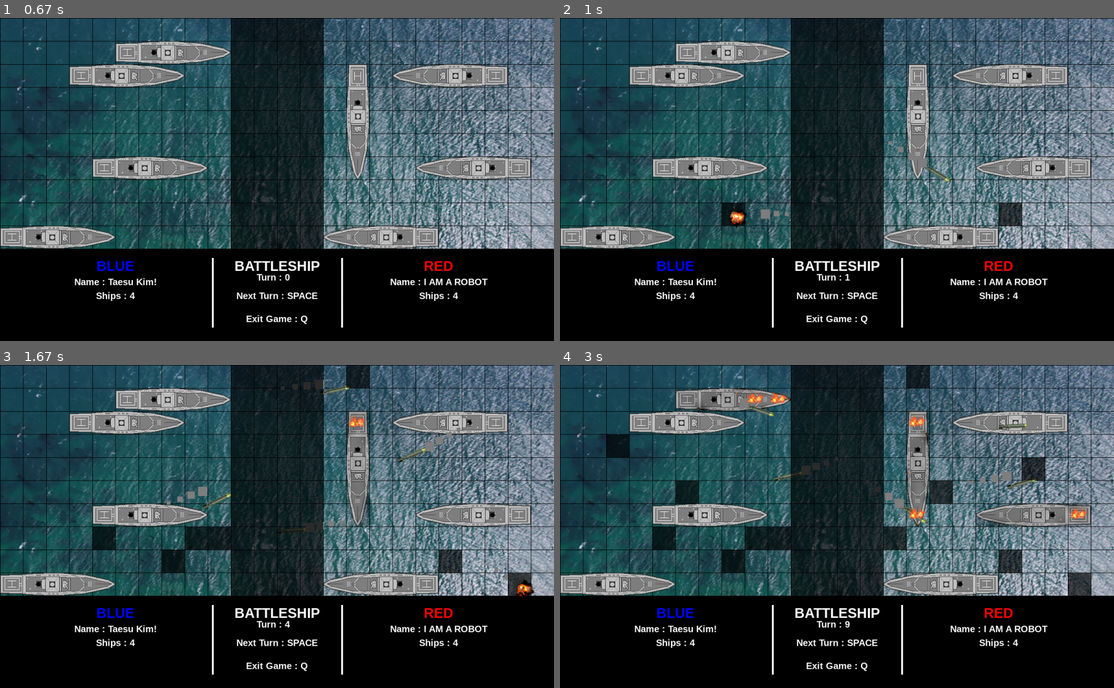
Above: before the commit, frames 1-4 (two rows, left to right).
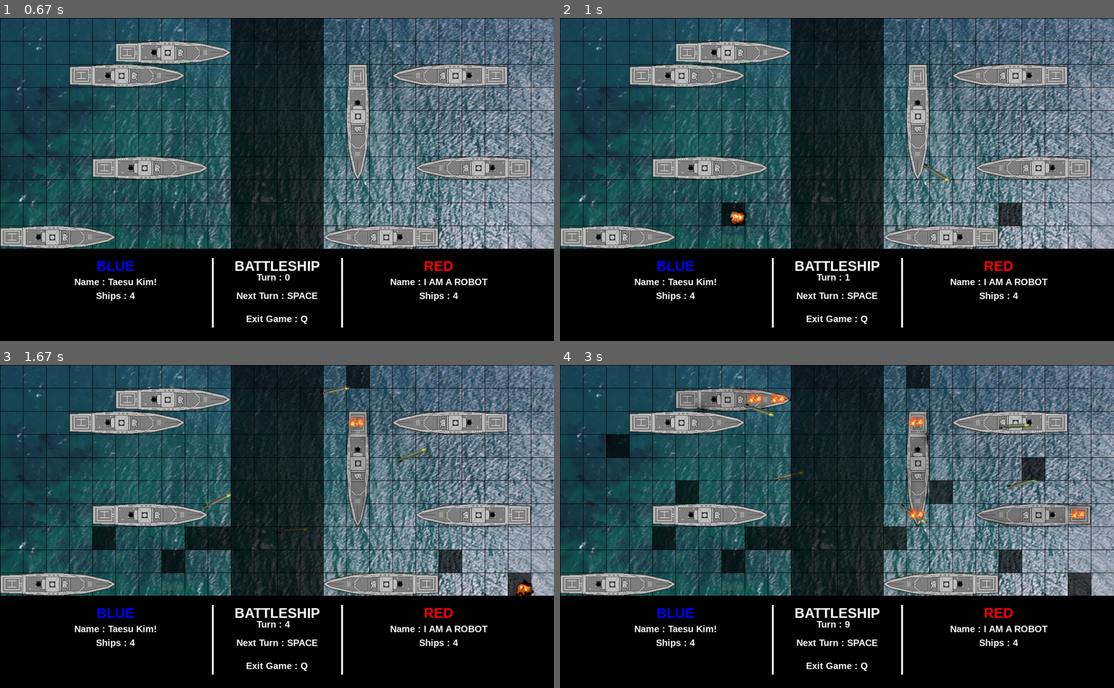
Above: after the commit, the same moments.

Repository: kimts2627/pygame_battleship
Game: pygame game, started from game.py
The game is run twice, just before and just after one commit, with the same random seed, the same clock (stepped at 60 frames per second) and the same inputs.
Inputs:
- Up to frame 1 (0.67 s): tap Space at 0.33 s
- Up to frame 2 (1 s): tap Space at 0.67 s
- Up to frame 3 (1.67 s): tap Space at 1.07, 1.37, 1.57 s
- Up to frame 4 (3 s): tap Space at 1.9, 2.2, 2.4, 2.7, 2.97 s

Frame 1 is identical in both runs. In frame 2, 0.1% of the frame differs, in the area x 36-67%, y 36-63%; in frame 3, 0.4%, in the area x 28-95%, y 4-68%; in frame 4, 0.4%.

Commit message:
[Frontend] <feature>: Add ExplosiveFx class
배가 침몰할 때, 폭발 효과를 구현하는 sprite class가 추가 되었습니다.

해당 sprite를 위해 asset이 추가 되었습니다.

Diff:
--- a/game.py
+++ b/game.py
@@ -4,6 +4,8 @@
 import pprint
 import math
 import random
+import asyncio
+import time
 from os import path
 from constants import *
 from ai_blue import BlueAi
@@ -112,31 +114,31 @@
             explode = Explode(x, y)
             effect_group.add(explode)
             missile_group.remove(self)
-        fx = MissileFx(self)
-        missile_group.add(fx)
-
-class MissileFx(pg.sprite.Sprite):
-    def __init__(self, parent):
-        pg.sprite.Sprite.__init__(self)
-        self.parent = parent
-        self.x = parent.rect.x
-        self.y = parent.rect.y
-        if parent.team == 'red': self.x = self.x + 70
-        self.image = pg.Surface((self.x, self.y))
-        self.image.fill(GRAY)
-        pg.draw.circle(self.image, GRAY, (self.x // 2, self.y // 2), 5)
-        self.image = pg.transform.scale(self.image, (20, 20))
-        self.rect = self.image.get_rect(centerx = self.x, centery = self.y)
-        self.size = 20
-        self.animation_time = round(100 / 100, 2)
-        self.current_time = 0
-
-    def update(self):
-        if self.size == 0:
-            missile_group.remove(self)
-        else:
-            self.size -= 4
-            self.image = pg.transform.scale(self.image, (self.size, self.size))
+        # fx = MissileFx(self)
+        # missile_group.add(fx)
+
+# class MissileFx(pg.sprite.Sprite):
+#     def __init__(self, parent):
+#         pg.sprite.Sprite.__init__(self)
+#         self.parent = parent
+#         self.x = parent.rect.x
+#         self.y = parent.rect.y
+#         if parent.team == 'red': self.x = self.x + 70
+#         self.image = pg.Surface((self.x, self.y))
+#         self.image.fill(GRAY)
+#         pg.draw.circle(self.image, GRAY, (self.x // 2, self.y // 2), 5)
+#         self.image = pg.transform.scale(self.image, (20, 20))
+#         self.rect = self.image.get_rect(centerx = self.x, centery = self.y)
+#         self.size = 20
+#         self.animation_time = round(100 / 100, 2)
+#         self.current_time = 0
+
+#     def update(self):
+#         if self.size == 0:
+#             missile_group.remove(self)
+#         else:
+#             self.size -= 4
+#             self.image = pg.transform.scale(self.image, (self.size, self.size))
 
 class Explode(pg.sprite.Sprite):
     def __init__(self, col, row):
@@ -258,6 +260,27 @@
             if team == 'red': self.image = pg.transform.flip(self.image, True, False)
             if dir == 'vertical': self.image = pg.transform.rotate(self.image, 90)
 
+class ExplosiveFx(pg.sprite.Sprite):
+    def __init__(self, parent):
+        pg.sprite.Sprite.__init__(self)
+        self.parent = parent
+        self.image = pg.image.load(path.join('images', 'dead', f'bomb1.png')).convert_alpha()
+        self.rect = self.image.get_rect()
+        self.rect.centerx = self.parent.rect.centerx - round(self.rect.width / 10)
+        self.rect.centery = self.parent.rect.centery - round(self.rect.height / 2)
+        self.current_img = 1.0
+
+    def update(self, mt):
+        if self.current_img == 30.0:
+            effect_group.remove(self)
+        else:
+            self.current_img += 0.25
+            if self.current_img % 1 == 0:
+                self.image = pg.image.load(path.join('images', 'dead', f'bomb{int(self.current_img)}.png')).convert_alpha()
+                self.rect = self.image.get_rect()
+                self.rect.centerx = self.parent.rect.centerx - round(self.rect.width / 10)
+                self.rect.centery = self.parent.rect.centery - round(self.rect.height / 2)
+
 class DestoryedShip(pg.sprite.Sprite):
     def __init__(self, col, row, team, direction):
         pg.sprite.Sprite.__init__(self)
@@ -268,10 +291,11 @@
         self.rect = self.image.get_rect()
         self.rect.x = col
         self.rect.y = row
+        self.fx = ExplosiveFx(self)
+        effect_group.add(self.fx)
         if self.direction == 'vertical': self.image = pg.transform.rotate(self.image, 90)
 
 def ship_hit_checker(blue_group, red_group):
-    global mini_map
     blues = blue_group.sprites()
     reds = red_group.sprites()
     for i in blues:
@@ -544,6 +568,5 @@
         draw_result_text()
         pg.display.update()
 
-
 pg.quit()
 sys.exit()
Binary file added: images/dead/bomb1.png
Binary file added: images/dead/bomb10.png
Binary file added: images/dead/bomb11.png
Binary file added: images/dead/bomb12.png
Binary file added: images/dead/bomb13.png
Binary file added: images/dead/bomb14.png
Binary file added: images/dead/bomb15.png
Binary file added: images/dead/bomb16.png
Binary file added: images/dead/bomb17.png
Binary file added: images/dead/bomb18.png
Binary file added: images/dead/bomb19.png
Binary file added: images/dead/bomb2.png
(and 24 more such lines)
